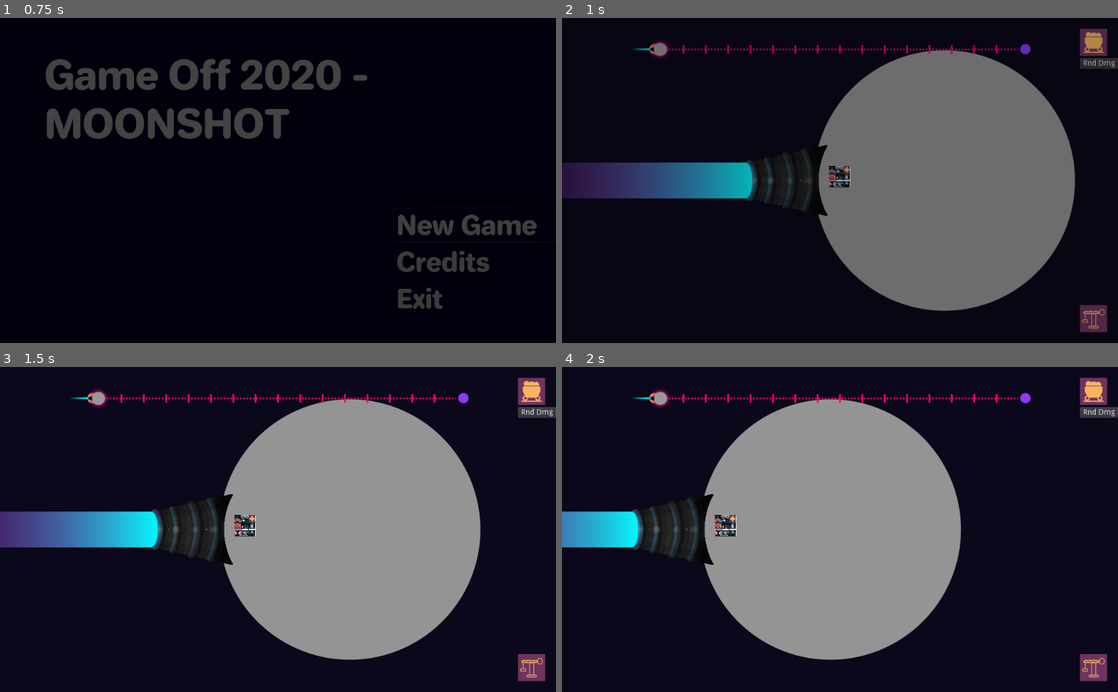
Above: before the commit, frames 1-4 (two rows, left to right).
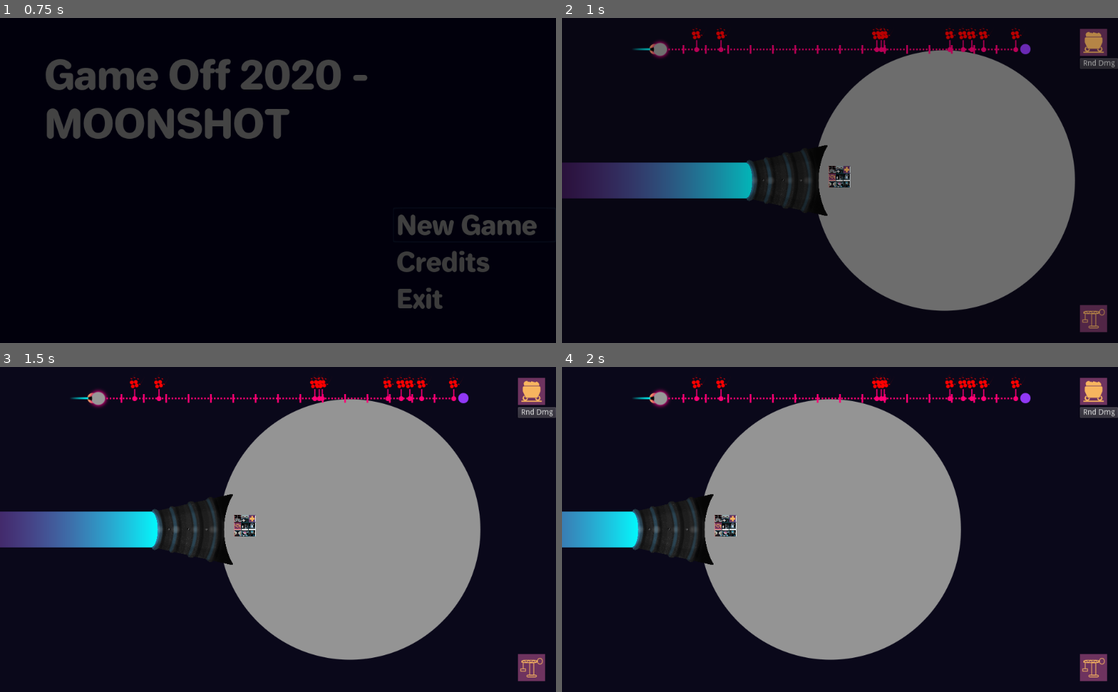
Above: after the commit, the same moments.

Repository: jhlothamer/gameOff2020
Game: Godot game, scene res://scenes/title/title.tscn
The game is run twice, just before and just after one commit, with the same random seed, the same clock (stepped at 60 frames per second) and the same inputs. Sound files missing from this copy of the repository are replaced by a short silence.
Inputs (mouse positions are in pixels of both pictures, inside the frame that each line leads up to):
- Up to frame 1 (0.75 s): click "New Game" at 0.5 s
- Up to frame 2 (1 s): no input
- Up to frame 3 (1.5 s): move the mouse to (400, 513) at 1.27 s; hold Right (ui_right) from 1.28 s (still down); click (400, 513) at 1.42 s
- Up to frame 4 (2 s): keep holding Right (ui_right)

Frame 1 is identical in both runs. In frame 2, 0.5% of the frame differs, in the area x 23-83%, y 2-11%; in frame 3, 0.6%; in frame 4, 0.6%.

Commit message:
add asteroid shower spawner to timeline schedule

Diff:
--- a/game/scenes/game/Asteroid.gd
+++ b/game/scenes/game/Asteroid.gd
@@ -1,7 +1,8 @@
 extends RigidBody2D
 
 var type = "Asteroid"
-var delayed_kick_impulse = Vector2(0,0)
+var delayed_kick_impulse = 0
+var delayed_torque_impulse = Vector2(0,0)
 var physics_tick_countdown = 10
 var apply_initial_force = true
 var disintegration_countdown = 3
@@ -25,7 +26,8 @@
 			physics_tick_countdown -= 1
 
 func _give_asteroid_kick():
-	apply_impulse(Vector2(0,0), delayed_kick_impulse )
+	apply_impulse(Vector2(rand_range(-100,100),rand_range(-100,100)), delayed_kick_impulse )
+	apply_torque_impulse(delayed_torque_impulse)
 
 func _mark_for_disintegration():
 	marked_for_disintegration = true
--- a/game/scenes/game/DrivePlumePhysics.gd
+++ b/game/scenes/game/DrivePlumePhysics.gd
@@ -7,4 +7,4 @@
 func _on_DrivePlumePhysics_body_entered(body):
 	if "type" in body:
 		if body.type == "Fragment" or body.type == "Asteroid":
-			body.apply_impulse(Vector2(),Vector2(-5000,rand_range(-10,10)))
+			body.apply_impulse(Vector2(),Vector2(-20000,rand_range(-100,100)))
--- a/game/scenes/game/MoonSurfaceCollision.gd
+++ b/game/scenes/game/MoonSurfaceCollision.gd
@@ -1,15 +1,18 @@
 extends Area2D
 
+signal asteroid_impact()
 
 func _ready():
 	var extents = get_parent().radius
 	scale = Vector2(extents/10, extents/10)
+	SignalMgr.register_publisher(self, "asteroid_impact")
 
 
 func _body_impacted(body):
 	if "type" in body:
 		if body.type == "Asteroid":
 			var spawn_mgr = Globals.get("SpawnMgr")
+			emit_signal("asteroid_impact")
 			spawn_mgr._asteroid_impact(body)
 		else:
 			# other types of collsions?
--- a/game/scenes/game/game.tscn
+++ b/game/scenes/game/game.tscn
@@ -210,6 +210,7 @@
 script = ExtResource( 33 )
 
 [node name="SpawnerMgr" parent="." instance=ExtResource( 9 )]
+min_time_between_asteroids = 1.0
 
 [node name="DamageMgr" type="Node" parent="."]
 script = ExtResource( 7 )
--- a/game/scenes/managers/SpawnerMgr.gd
+++ b/game/scenes/managers/SpawnerMgr.gd
@@ -9,27 +9,38 @@
 var spawn_extents_max = Vector2(13233,9203.9)
 
 onready var fragment_scene = preload("res://scenes/game/Fragment.tscn")
-export var min_time_between_asteroids:float = 1 #seconds
-export var max_time_between_asteroids:float = 5
+export var min_time_between_asteroids:float = 4 #seconds
+export var max_time_between_asteroids:float = 8
 export var debug := false
+
+export var showers_per_game_min = 5
+export var showers_per_game_max = 10
+
+var shower_active = false
 
 # how many asteroids can exist in scene at once
 export var max_concurrent_asteroids = 20
 
-var spawning_allowed = false
-
 # how many segments are launched after collision
-export var min_asteroid_segments: int = 2
-export var max_asteroid_segments: int = 5
+export var min_asteroid_segments: int = 4
+export var max_asteroid_segments: int = 8
 export var fragment_limit = 200
 # how much variance in the change in velocity by which they are ejected
-export var fragment_propel_variance_min = 0.4
-export var fragment_propel_variance_max = 0.8
+export var fragment_propel_variance_min = 0.6
+export var fragment_propel_variance_max = 1.0
+export var shower_duration_min = 15
+export var shower_duration_max = 30
+# in seconds
+var total_game_time = 0
+
+
+
 
 onready var spawn_limit_rect := $ReferenceRect
 
 func _ready():
 	Globals.set("SpawnMgr", self)
+	SignalMgr.register_subscriber(self, "AsteroidShowerEvent", "_on_AsteroidShowerEvent")
 	spawn_extents_min.x = spawn_limit_rect.rect_global_position.x
 	spawn_extents_min.y = spawn_limit_rect.rect_global_position.y
 	spawn_extents_max.x = abs(spawn_limit_rect.rect_global_position.x)
@@ -38,11 +49,23 @@
 	_load_sprites("res://assets/images/asteroids/fragments", fragment_sprites )
 	if asteroid_sprites.empty():
 		print("errror loading asteroid sprites")
-	else:
-		_start_spawn_timer()
-		spawning_allowed = true
+
+func _on_AsteroidShowerEvent(event_dict):
+	if shower_active:
+		# new shower started during a current one
+		# just add the time on
+		var new_time = event_dict["time"]
+		$ShowerDurationTimer.wait_time += new_time
+	print("asteroid shower event signalled")
+	shower_active = true
+	$ShowerDurationTimer.wait_time = rand_range(shower_duration_min, shower_duration_max)
+	$ShowerDurationTimer.start()
+	_start_spawn_timer()
 
 func _process(delta):
+	if total_game_time == 0:
+		# initialize shower timeline
+		_initialize_timeline()
 	if fragments.size() > fragment_limit:
 		var to_remove = fragments[0]
 		fragments.erase(to_remove)
@@ -66,8 +89,19 @@
 			return true
 	return false
 
+func _initialize_timeline():
+	total_game_time = get_parent().get_node("Hud/TimeLine").game_time_length_minutes * 60
+	var total_shower_events = randi() % (showers_per_game_max - showers_per_game_min) + showers_per_game_min
+	for x in range( 0, total_shower_events + 1 ):
+		var seconds_event = randi() % (total_game_time - 1) + 1
+		var event_dict = {}
+		event_dict["type"] = 0
+		event_dict["time"] = seconds_event
+		event_dict["duration"] = randi() % (shower_duration_max - shower_duration_min) + shower_duration_min
+		get_parent().get_node("Hud/TimeLine")._add_event_dict(event_dict)
+
 func _spawn_asteroid():
-	if spawning_allowed:
+	if shower_active:
 		if asteroids.size() >= max_concurrent_asteroids:
 			_start_spawn_timer()
 			return
@@ -86,14 +120,15 @@
 				spawn_pos.x = rand_range((spawn_extents_max.x / 2 ) + 100, spawn_extents_max.x - 100)
 			else:
 				#spawn right side
-				spawn_pos.x = (spawn_extents_max.x / 2) + 100
+				spawn_pos.x = (spawn_extents_max.x ) - 100
 				spawn_pos.y = rand_range(spawn_extents_min.y + 100, spawn_extents_max.y - 100)
-			var initial_kick = spawn_pos.direction_to(Vector2(0,0)).rotated(rand_range(-135,135))
-			initial_kick = initial_kick * rand_range( 500, 3000)
+			var initial_kick = spawn_pos.direction_to(Vector2(0,0)).rotated(rand_range(-45,45))
+			initial_kick = initial_kick * rand_range( 1000, 7500)
 			asteroid.position = spawn_pos
 			asteroids.append(asteroid)
 			# delay kick to let physics body settle after spawning
 			asteroid.delayed_kick_impulse = initial_kick
+			asteroid.delayed_torque_impulse = rand_range(-1000,1000)
 			add_child(asteroid)
 			if debug:
 				print("added asteroid at " + str(spawn_pos))
@@ -115,7 +150,7 @@
 	direc.list_dir_end()
 
 func _on_AsteroidTimer_timeout():
-	if !spawning_allowed:
+	if !shower_active:
 		$AsteroidTimer.stop()
 		return
 	_spawn_asteroid()
@@ -145,3 +180,7 @@
 		call_deferred("add_child",new_fragment)
 	asteroids.erase(body)
 	body.queue_free()
+
+func _on_ShowerDurationTimer_timeout():
+	shower_active = false
+	$AsteroidTimer.stop()
--- a/game/scenes/managers/SpawnerMgr.tscn
+++ b/game/scenes/managers/SpawnerMgr.tscn
@@ -4,8 +4,15 @@
 
 [node name="SpawnerMgr" type="Node"]
 script = ExtResource( 1 )
+min_time_between_asteroids = 4.0
+max_time_between_asteroids = 8.0
+fragment_propel_variance_min = 0.6
+fragment_propel_variance_max = 1.0
 
 [node name="AsteroidTimer" type="Timer" parent="."]
+one_shot = true
+
+[node name="ShowerDurationTimer" type="Timer" parent="."]
 one_shot = true
 
 [node name="ReferenceRect" type="ReferenceRect" parent="."]
@@ -18,3 +25,4 @@
 "_edit_use_anchors_": false
 }
 [connection signal="timeout" from="AsteroidTimer" to="." method="_on_AsteroidTimer_timeout"]
+[connection signal="timeout" from="ShowerDurationTimer" to="." method="_on_ShowerDurationTimer_timeout"]
--- a/game/scenes/ui/time_line.gd
+++ b/game/scenes/ui/time_line.gd
@@ -2,7 +2,7 @@
 
 signal YearHasElapsed()
 signal TimeHasExpired()
-
+signal AsteroidShowerEvent(event)
 
 export (int, 1, 60)  var game_time_length_minutes: int = 30
 export (int, 1, 60) var seconds_per_year: int = 1
@@ -11,23 +11,120 @@
 var _game_time_length_seconds: float
 var _next_year_seconds: float
 
+# sprite object and event time
+var timeline_markers = {}
+
+
+#TODO: more types?
+enum EventType {
+	MeteorShower
+}
+
+#array of dicts( sorted by timeline order )
+# event dict = enum:type, int:time(seconds), int:duration(seconds)
+var event_schedule = []
+
 onready var _marker_templates_parent := $MarkersTemplates
 onready var _generation_ship_path_follow := $Path2D/PathFollow2D
 
 
+class CustomSorter:
+	static func sort_ascending(a, b):
+		if a["time"] < b["time"]:
+			return true
+		return false
+
 func _ready():
 	SignalMgr.register_publisher(self, "YearHasElapsed")
 	SignalMgr.register_publisher(self, "TimeHasExpired")
+	SignalMgr.register_publisher(self, "AsteroidShowerEvent")
 	_game_time_length_seconds = game_time_length_minutes * 60
 	_next_year_seconds = float(seconds_per_year)
 	for c in _marker_templates_parent.get_children():
 		c.visible = false
+
+func _add_event_dict(event: Dictionary)->bool:
+	if event.has("type") and event["type"] in EventType.values() and \
+	event.has("time") and event.has("duration"):
+		event_schedule.push_back(event)
+		_sort_timeline_events()
+		_add_timeline_marker(event)
+		return true
+	else:
+		print("malformed event dictionary passed to timeline")
+		print(event)
+	return false
+
+func _add_timeline_marker(event):
+	var new_sprite
+	if event["type"] == 0:#asteroid/meteor
+		new_sprite = $MarkersTemplates/meteor_shower_marker.duplicate()
+	# calculate where to place it, scaled according to game time
+	var total_seconds_in_game = game_time_length_minutes * 60
+	var timeline_length_in_pixels = $HBoxContainer/TextureRect2.rect_size.x
+	var scale = timeline_length_in_pixels / total_seconds_in_game
+	var seconds_to_pixels = event["time"] * scale
+	new_sprite.position.x = seconds_to_pixels + 20#offset
+	new_sprite.show()
+	timeline_markers[new_sprite] = event["time"]
+	$Markers.add_child(new_sprite)
+
+func _add_event(event_type:int, time:int, duration:int)->bool:
+	var event_dict = {}
+	if event_type in EventType.values():
+		event_dict["type"] = event_type
+	else:
+		print("incorrect event type sent to timeline")
+		print(event_type)
+		return false
+	event_dict["time"] = time
+	event_dict["duration"] = duration
+	event_schedule.push_back(event_dict)
+	_sort_timeline_events()
+	_add_timeline_marker(event_dict)
+	return true
+
+func _sort_timeline_events():
+	event_schedule.sort_custom(CustomSorter, "sort_ascending")
+
+func _check_event_schedule():
+	var closest_event = null
+	for x in event_schedule:
+		if closest_event == null:
+			closest_event = x
+		else:
+			if x["time"] < closest_event["time"]:
+				closest_event = x
+		var time_of_event = x["time"]
+		if _current_time_seconds > time_of_event:
+			if x["type"] == 0:
+				emit_signal("AsteroidShowerEvent", x.duplicate() )
+				event_schedule.erase(x)
+				_clean_event_markers(x)
+				#start one event at a time, even if only a few frames apart.
+				# simpler this way
+				return
+	var time_until_next_event = closest_event["time"] - int(_current_time_seconds)
+	if time_until_next_event < 20:
+		var type = ""
+		if closest_event["type"] == 0:
+			type = "Asteroid shower"
+		print("time until next " + type + " is " + str(time_until_next_event) + " time away")
+
+
+func _clean_event_markers(event_dict):
+	var time_to_match = event_dict["time"]
+	for x in timeline_markers.keys():
+		if time_to_match == timeline_markers[x]:
+			timeline_markers.erase(x)
+			x.queue_free()
 
 
 func _process(delta):
 	_current_time_seconds += delta
 	if _current_time_seconds >= _next_year_seconds:
 		_next_year_seconds += float(seconds_per_year)
+		_check_event_schedule()
 		emit_signal("YearHasElapsed")
 	var progress = _current_time_seconds / _game_time_length_seconds
 	_generation_ship_path_follow.unit_offset = progress
--- a/game/utils/transitionMgr.tscn
+++ b/game/utils/transitionMgr.tscn
@@ -67,5 +67,4 @@
 [node name="fadeAnimation" type="AnimationPlayer" parent="."]
 anims/fadeIn = SubResource( 1 )
 anims/fadeOut = SubResource( 2 )
-
 [connection signal="animation_finished" from="fadeAnimation" to="." method="_on_fadeAnimation_animation_finished"]
